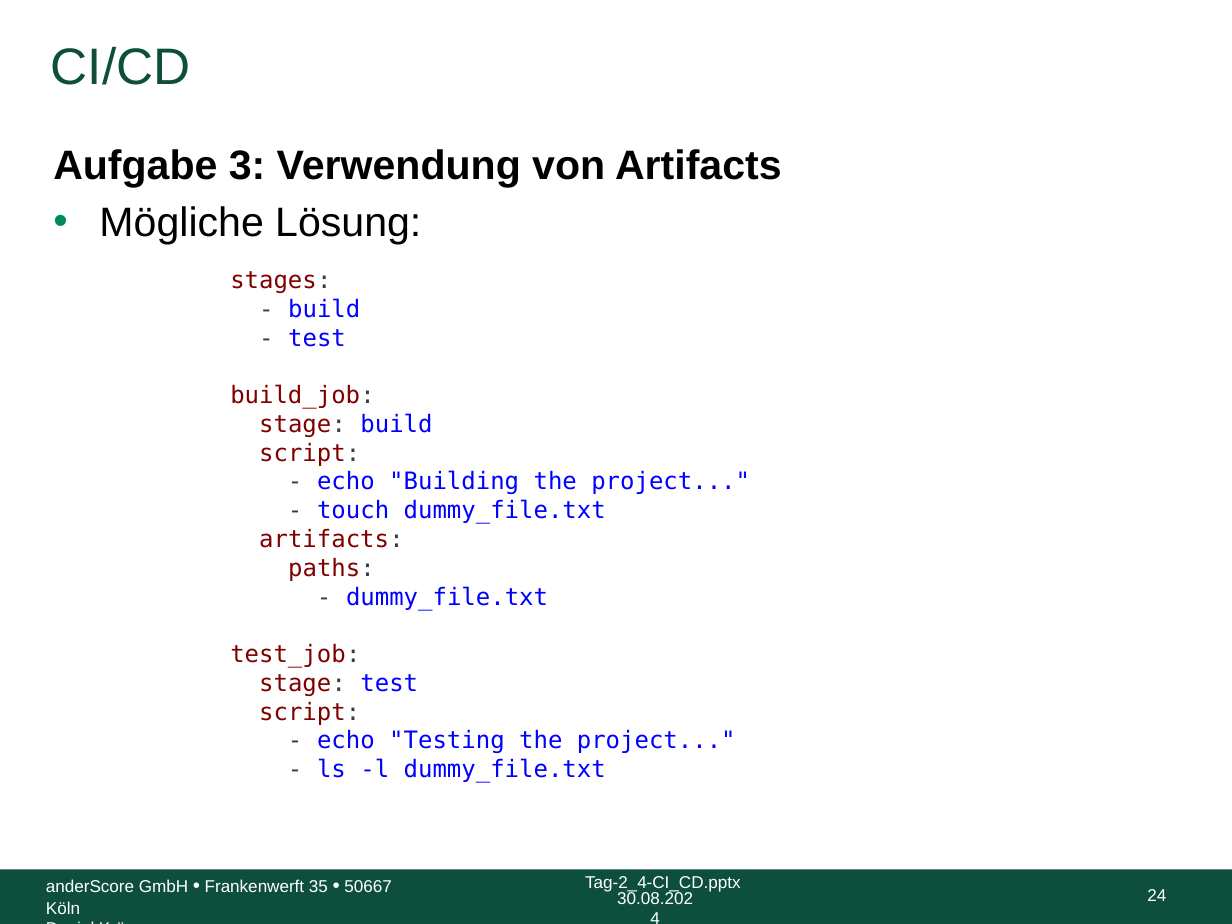
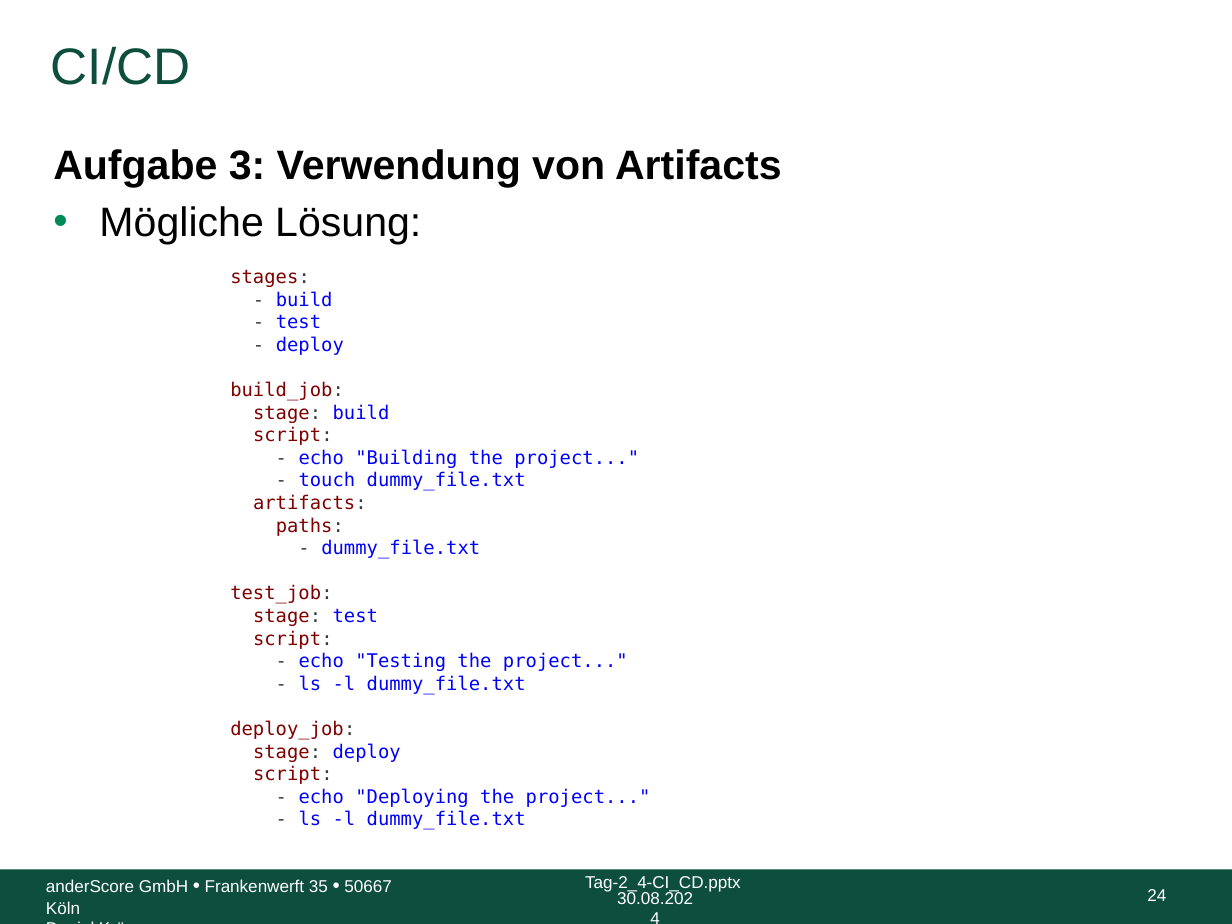
Before and after one commit to anderscore-gmbh/gitlab, a slide deck: slide 24 of slides/Tag-2_4-CI_CD.pptx. Drawn at 1232x924 pixels with LibreOffice and Linux fonts; fonts in the diff are those of the drawing; background and template pictures are left out. Boxes give left, top, right and bottom in pixels: in the first picture for what was removed or moved away, otherwise in the second. Text is boxed around its words. In the diff, an @@ line names an element or a change of style, - is before the commit and + after.

```diff
--- a/slides/Tag-2_4-CI_CD.pptx
+++ b/slides/Tag-2_4-CI_CD.pptx
@@ text at (230, 269, 639, 695): size 14 to 11 pt in "stages:", "- build", "- test", "build_job:" and 12 more places @@
@@ text at (276, 336, 344, 355): paragraph added @@
+- deploy
@@ text at (230, 720, 651, 830): paragraphs added @@
+deploy_job:
+stage: deploy
+script:
+- echo "Deploying the project..."
+- ls -l dummy_file.txt
```
Also in this commit, not shown: 15 other slides changed, 2 slides removed.
